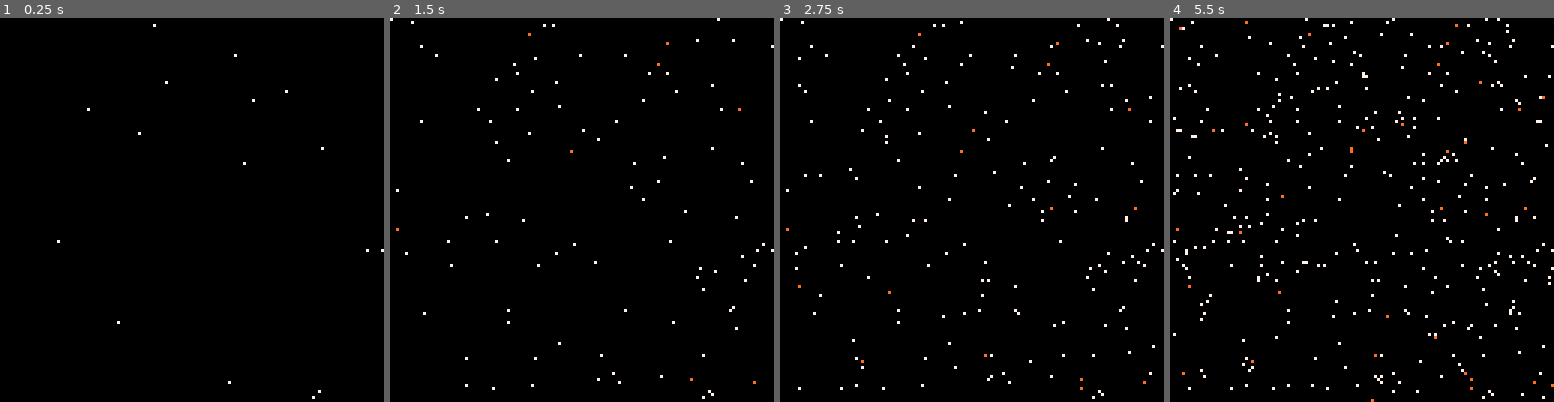
Above: before the commit, frames 1-4 (left to right).
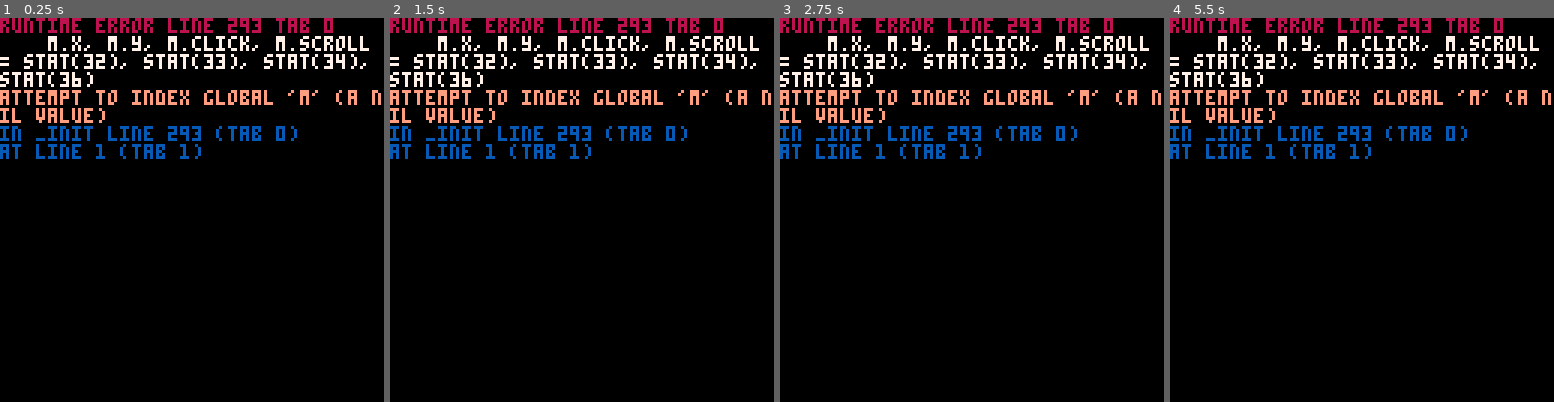
Above: after the commit, the same moments.

Repository: dustdustinthewind/strings
Game: PICO-8 cartridge strings.p8
Same seed, same stepped clock (60 frames per second), same inputs: the game is played once before the commit and once after it.
Inputs (mouse positions are in pixels of both pictures, inside the frame that each line leads up to):
- Up to frame 1 (0.25 s): no input
- Up to frame 2 (1.5 s): click (670, 121) at 0.67 s; click (436, 267) at 1.22 s
- Up to frame 3 (2.75 s): click (887, 114) at 1.77 s; click (952, 259) at 2.32 s
- Up to frame 4 (5.5 s): click (1404, 106) at 2.87 s; click (1465, 256) at 3.42 s; click (1231, 102) at 3.97 s; click (1292, 248) at 4.52 s; click (1354, 94) at 5.07 s

The runs differ from the first frame. In frame 1, 7.8% of the frame differs, in the area x 0-100%, y 0-100%; in frame 2, 8.2%; in frame 3, 8.7%; in frame 4, 9.7%.
Error after the commit: runtime error line 293 tab 0; m.x, m.y, m.click, m.scroll = stat(32), stat(33), stat(34), stat(36); attempt to index global 'm' (a nil value)

Commit message:
acs 0.0.2

Diff:
--- a/acs.lua
+++ b/acs.lua
@@ -2,8 +2,13 @@
 
 -- a syntax-sweet, "entity-less" approach to ECS in pico-8
 --            by dust 🐶
--- v0.0.1
--- 381 tokens
+-- v0.0.1 - 381 tokens
+--  base ECS and syntax
+-- v0.0.2 - 421 tokens
+--  globals CUR_STAGE/CUR_WARDROBE added for accessibility/tokens
+--  a_costume() now adds costume to CUR_WARDROBE if not already in
+--  set_stage()
+--  removed dependency on find() from outside acs
 
 -- thanks to:
 --  katrinakitten friend!
@@ -30,47 +35,49 @@
     update = a_director(),
     draw = a_director(),
     post_draw = a_director(),
-
-    -- use this instead of syntax sugar if you want to get
-    --  index of actor
-    -- CURRENT_STAGE:ADD_ACTOR{...}
-    add_actor = function(self, tbl)
-      self *= tbl
-      return self.last_index
-    end,
   },{
     __index = _ENV,
 
-    -- add a costume to the wardrobe, do this before adding
-    --  actors plzzzzz
-    --  STAGE += COSTUME + COSTUME1 ...
+    -- add a costume to the wardrobe
+    -- cur_stage += COSTUME
+    --  or
+    -- cur_stage += "COS_NAME"
     __add = function(self, cos)
-      self.wardrobe[cos._name] = setmetatable({},{
+      cos = _find_costume_name_from(cos)
+
+      self.wardrobe[cos] = setmetatable({},{
         -- add a component to an actor (or more literally actor
         --  to the costume)
-        -- CURRENT_STAGE.WARDROBE[COSTUME_NAME] += ACTOR_INDEX
+        -- cur_wardrobe[COSTUME_NAME] += ACTOR_INDEX
         __add = function(self, actor_ind)
           self[actor_ind] = cos
           return self
         end,
 
-        __sub = function(self, b)
-          self[b] = nil
+        -- cur_wardrobe[COSTUME_NAME] -= ACTOR_INDEX
+        __sub = function(self, actor_ind)
+          self[actor_ind] = nil
           return self
-        end
+        end,
       })
+
       return self
     end,
 
     -- remove a costume from the wardrobe
-    __sub = function(self, costume)
-      self.wardrobe[costume._name] = nil
+    -- cur_stage -= "COS_NAME"
+    --  or
+    -- cur_stage -= COSTUME
+    __sub = function(self, cos)
+      cos = _find_costume_name_from(cos)
+
+      self.wardrobe[cos] = nil
       return self
     end,
 
     -- hire an actor (in this case, a arr of components)
     --  actors are stars therefore
-    -- STAGE *= ACTOR
+    -- cur_stage *= ACTOR
     __mul = function(self, actor)
       local _ENV = self
 
@@ -91,20 +98,23 @@
 
     -- fire an actor at index
     --  looks like they got.. "slashed" from the job eeeh? :3
-    --  STAGE /= 69
+    --  cur_stage /= 69
     __div = function(self, actor_ind)
       local _ENV = self
 
       -- all() didn't work, and using i=1, #wardrobe didn't work
       --  but this does /shrug
-      for name, data in pairs(wardrobe) do
-        data -= actor_ind
-      end
-
-      if (find(open_roles, actor_ind)) return self
-
-      for i=1, #open_roles+1 do
-        if i == #open_roles+1 or actor_ind < open_roles[i] then
+      local is_nil = true -- does this actor exist?
+      for cos_name, cos in pairs(wardrobe) do
+        if (cos[actor_ind]) is_nil = false -- yes it does
+        cos -= actor_ind
+      end
+
+      if (is_nil) return self -- if actor didn't exist, don't care
+
+      -- otherwise add it to open roles
+      for i = 1, #open_roles + 1 do
+        if i == #open_roles + 1 or actor_ind < open_roles[i] then
           add(open_roles, actor_ind, i)
           return self
         end
@@ -112,7 +122,7 @@
     end,
 
     -- the current count of actors
-    --  #CURRENT_STAGE
+    --  #cur_stage
     __len = function(self)
       return self.cast - #self.open_roles
     end,
@@ -122,18 +132,18 @@
 -- system manager
 function a_director()
   return setmetatable({},{
-    -- UPDATE(), DRAW(), POSTDRAW()
+    -- cur_stage.UPDATE(), cur_stage.DRAW(), cur_stage.POST_DRAW()
     __call = function(self)
       for i=1,#self do self[i]() end
     end,
 
-    -- STAGE.UPDATE += SCRIPT
+    -- cur_stage.UPDATE() += SCRIPT
     __add = function(self, script)
-      self[#self+1] = script
-      return self
-    end,
-
-    -- STAGE.UPDATE -= SCRIPT
+      add(self, script)
+      return self
+    end,
+
+    -- cur_stage.UPDATE() -= SCRIPT
     __sub = function(director, script)
       del(self, script)
       return self
@@ -141,8 +151,28 @@
   })
 end
 
+CUR_STAGE, CUR_WARDROBE = {}, {}
+
+function set_stage(stage)
+  CUR_STAGE = stage
+  CUR_WARDROBE = CUR_STAGE.wardrobe
+end
+
+set_stage(a_stage())
+
+-- act = table of costumes that represent actor
+-- returne index of actor
+-- ACTOR_IND = CUR_STAGE:ADD_ACTOR{...}
+function add_actor(act)
+  CUR_STAGE *= act
+  return CUR_STAGE.last_index
+end
+
 -- component analog
 function a_costume(name, costume)
+  -- add costume to wadrobe if not there
+  if (not CUR_WARDROBE[name]) CUR_STAGE += name
+
   local data = costume or {}
   data._name = name
   return data
@@ -155,29 +185,37 @@
     scr = scr,
     req_cos = {...},
   }, {
+    -- cur_stage.UPDATE(), cur_stage.DRAW(), cur_stage.POST_DRAW()
     __call = function(self)
-      local _ENV = current_stage
+      local _ENV = CUR_STAGE
 
       -- check each member of the cast
-      for a=1, cast do
-        local has_all = true
-        local puppet = setmetatable({}, {__index = _ENV})
+      --  NOTE: this includes "fired" cast members. so, if theres
+      --   a cast of 100 but all but #100 is fired, then this will
+      --   still loop 100 times. performance implications? meh
+      for a = 1, cast do
+        local puppet = setmetatable({}, { __index = _ENV })
 
         for cos in all(self.req_cos) do
           -- if they aren't wearing any of the required costumes
           --  for script then skip to the next actor
-          if wardrobe[cos._name] and wardrobe[cos._name][a] then
+          if wardrobe[cos._name][a] then
             puppet[cos._name] = wardrobe[cos._name][a]
           else
-            has_all = false
-            break
-          end
+            goto continue end
         end
 
-        -- if this turns out it does not keep reference then
-        -- we could make scripts return the modified costumes
-        if (has_all) self.scr(puppet)
+        self.scr(puppet)
+        ::continue::
       end
     end,
   })
 end
+
+
+function _find_costume_name_from(cos)
+  -- if a table with "_name" then return it
+  if (cos._name) return cos._name
+  -- otherwise its prolly a string return what we got
+  return cos
+end
--- a/director.lua
+++ b/director.lua
@@ -5,39 +5,30 @@
   poke(0x5f2e,1)
   pal({[0]=0,129,2,11,137,130,143,7,8,9,10,138,12,140,136,14},1)
 
+  set_stage(a_stage())
   c_pos = a_costume("pos", {x = 6, y = 6})
   c_col = a_costume("col", {col = 4})
 
-  current_stage = a_stage()
-  current_stage += c_pos
-  current_stage += c_col
-  actor1 = current_stage:add_actor{c_pos}
+  actor1 = add_actor{c_pos}
   actor2 = 2
 
-  current_stage.update += a_script(function(_ENV)
+  CUR_STAGE.update += a_script(function(_ENV)
     pos.x, pos.y = rnd(128), rnd(128)
   end, c_pos)
 
-  current_stage.draw += a_script(function(_ENV)
+  CUR_STAGE.draw += a_script(function(_ENV)
     -- example of 'optional' costume
-    -- BECAREFUL OF POTENTIAL GLOBALS NAMED THE SAME LMFAO
+    -- BECAREFUL OF POTENTIAL GLOBALS NAMED THE SAME lol
     local c = 7
     if (col) c = col.col
     pset(pos.x, pos.y, c)
   end, c_pos)
 
-  current_stage.draw += a_script(function(_ENV)
-    pset(pos.x, pos.y, col.col)
-  end, c_pos, c_col)
-
-  poke(24365, 1)
-  m = {x, y, click, scroll}
-
   _set_fps(60)
   cls()
   ::play::
     m.x, m.y, m.click, m.scroll = stat(32), stat(33), stat(34), stat(36)
-    frame()
+    acs_frame()
     flip()
   goto play
 end
@@ -46,15 +37,8 @@
 --  in a row, which store the actor data they then manipulate
 --  the actor, using the scripts here
 
-function frame()
-  if m.click > 0 and #current_stage < 2 then
-    current_stage.wardrobe.col += actor1
-    current_stage *= {c_pos, c_col}
-  elseif m.click == 0 and #current_stage == 2 then
-    current_stage.wardrobe.col -= actor1
-    current_stage /= actor2
-  end
-  current_stage.update()
-  current_stage.draw()
-  current_stage.post_draw()
+function acs_frame()
+  CUR_STAGE.update()
+  CUR_STAGE.draw()
+  CUR_STAGE.post_draw()
 end
--- a/strings.p8
+++ b/strings.p8
@@ -2,10 +2,13 @@
 version 42
 __lua__
 -- ecs 2 boogaloo
+-- helpers
 #include helpfuls.lua
 
+-- ecs
 #include acs.lua
 
+-- init & game loop
 #include director.lua
 __gfx__
 0000f000000c000000000000000000000f0000c000000f0000c00000000060000000000800000000000800005000000000000000000000000000000000000000
